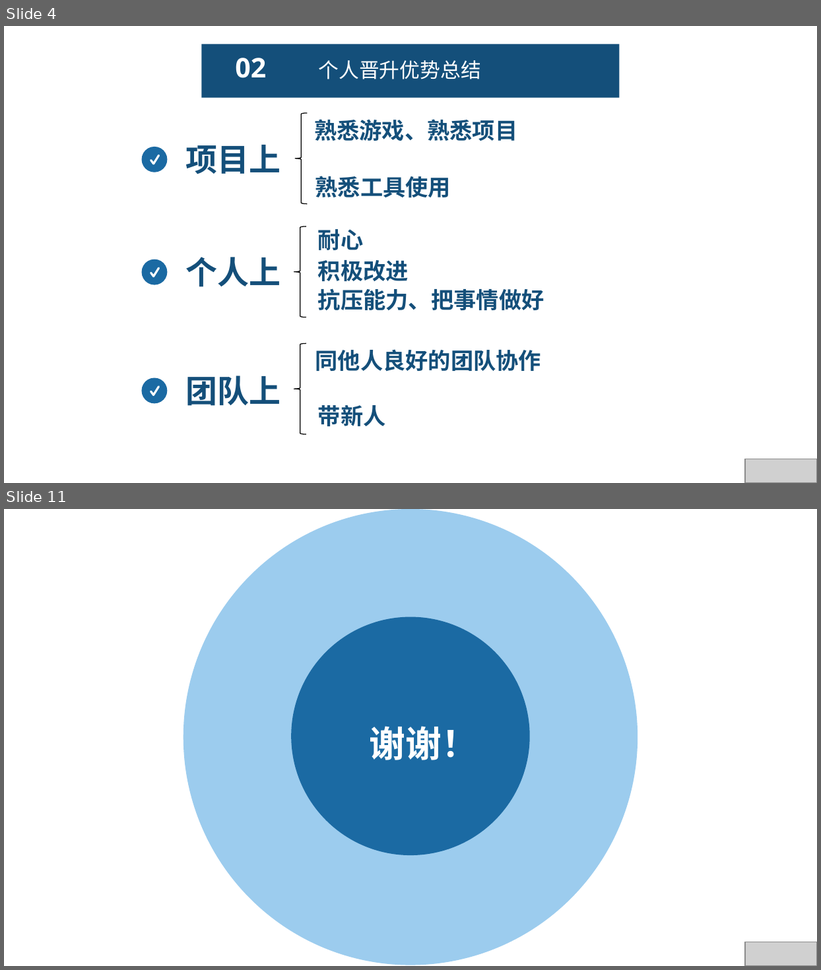
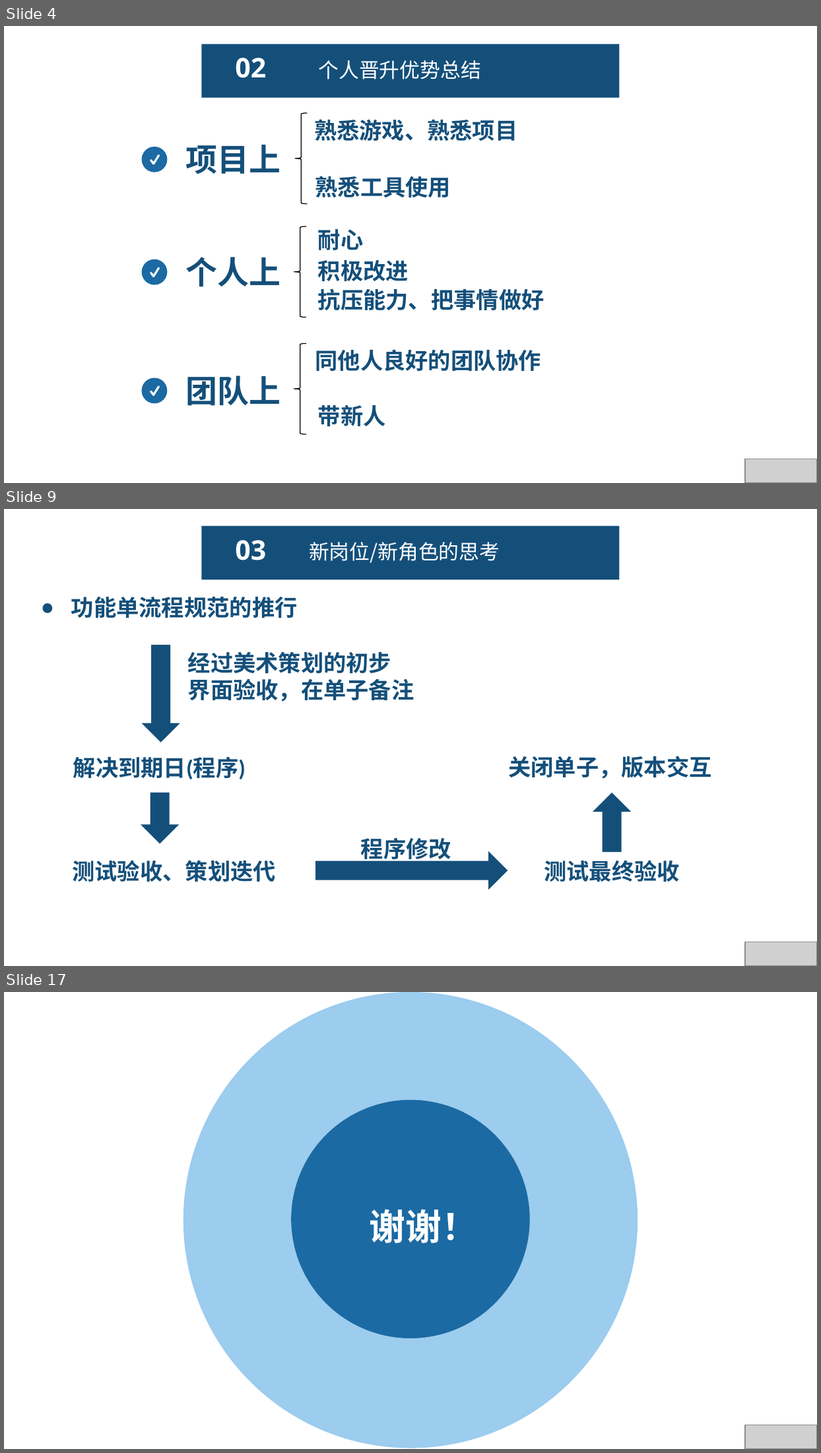
Before and after one commit to fengyuyu/world_rpg, a slide deck: 陈国锋-述职报告 .pptx. Shown one above the other, each under a label of ours: slides 4 and 11 before the commit, slides 4, 9 and 17 after it; the slides between them are not shown. The pictures are 821x970 and 821x1453 pixels, drawn with LibreOffice and Linux fonts; fonts in the diff are those of the drawing; grey boxes stand for pictures. Boxes give left, top, right and bottom in pixels: in the first picture for what was removed or moved away, otherwise in the second. Text is boxed around its words. In the diff, an @@ line names an element or a change of style, - is before the commit and + after.

```diff
--- a/陈国锋-述职报告 .pptx
+++ b/陈国锋-述职报告 .pptx
@@ slide 9 added at (4,509,817,966), background #FFFFFF @@
@@ rectangle added at (201,526,620,580), fill #144F7A @@
@@ text added at (235,540,266,560), 24 pt, text #FFFFFF, bold @@
+03
@@ text added at (309,542,500,563), 18 pt, text #FFFFFF @@
+新岗位/新角色的思考
@@ text added at (71,597,298,618), 20 pt, text #144F7A, bold @@
+● 功能单流程规范的推行
@@ down arrow added at (141,645,180,743), fill #144F7A @@
@@ text added at (188,652,415,702), 20 pt, text #144F7A, bold @@
+经过美术策划的初步
+界面验收，在单子备注
@@ text added at (73,757,246,780), 20 pt, text #144F7A, bold @@
+解决到期日(程序)
@@ text added at (508,756,712,779), 20 pt, text #144F7A, bold @@
+关闭单子，版本交互
@@ down arrow added at (141,793,179,844), fill #144F7A @@
@@ down arrow added at (593,793,631,852), fill #144F7A @@
@@ text added at (361,835,451,864), 20 pt, text #144F7A, bold @@
+程序修改
@@ text added at (72,860,275,882), 20 pt, text #144F7A, bold @@
+测试验收、策划迭代
@@ down arrow added at (316,852,508,890), fill #144F7A @@
@@ text added at (544,860,680,882), 20 pt, text #144F7A, bold @@
+测试最终验收
@@ picture added at (745,943,817,966) @@
@@ what was slide 11 is now slide 17 @@
```
Also in this commit, not shown: 4 slides changed, 5 other slides added, 1 other file.
